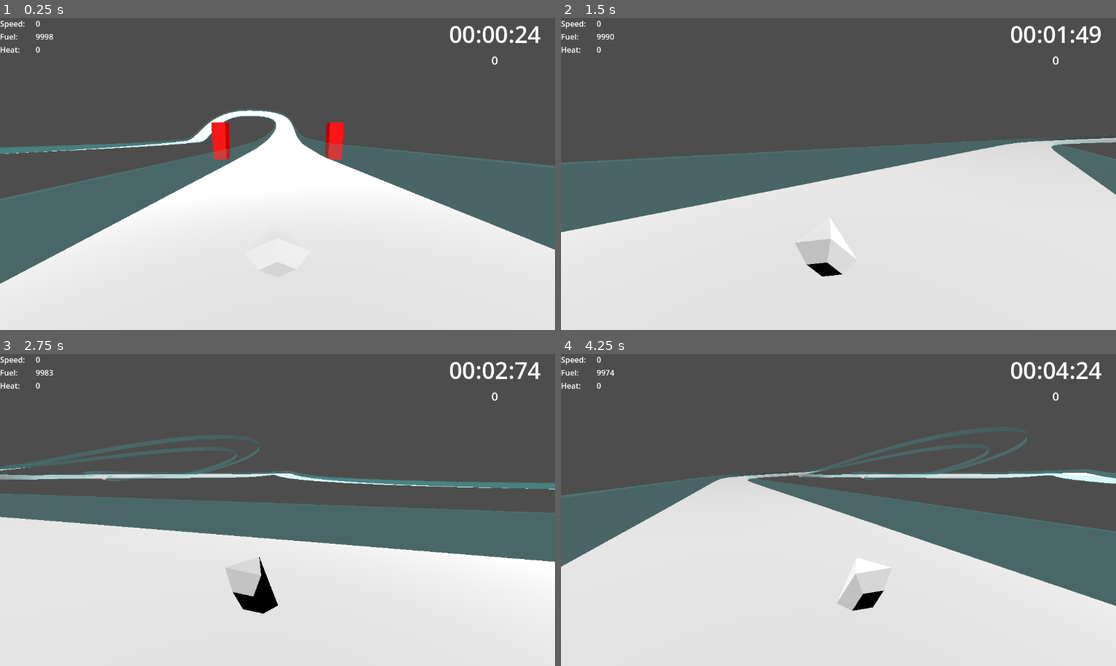
Above: before the commit, frames 1-4 (two rows, left to right).
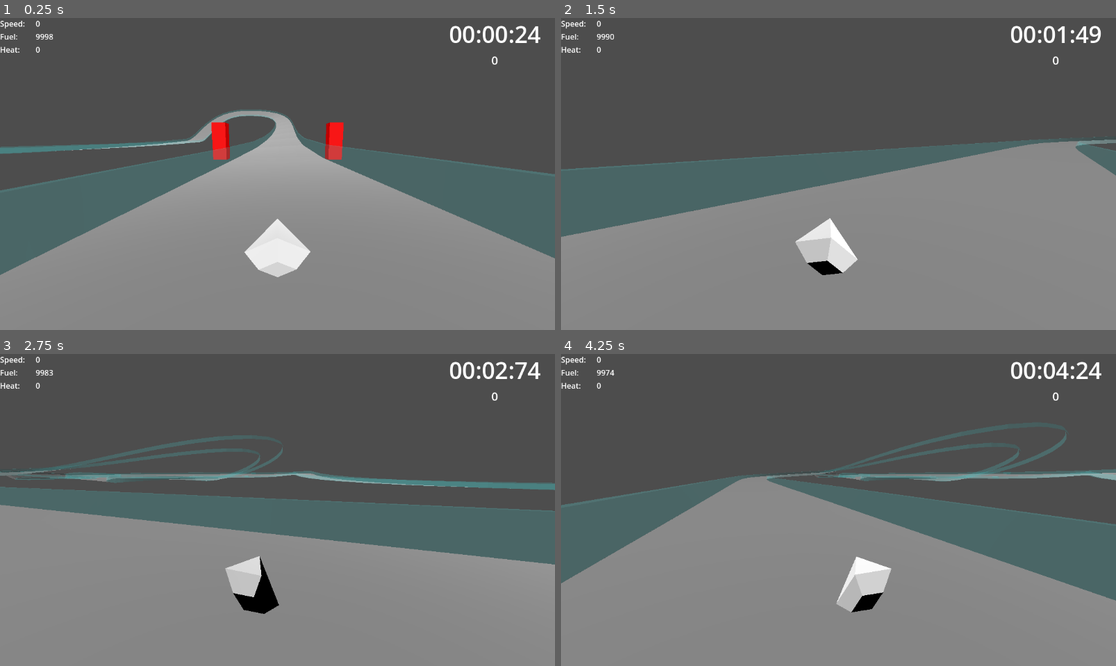
Above: after the commit, the same moments.

Repository: pjimenez1502/Grav_Racer
Game: Godot game, scene res://Component/UI/Main.tscn
Same seed, same stepped clock (60 frames per second), same inputs: the game is played once before the commit and once after it.
Inputs (mouse positions are in pixels of both pictures, inside the frame that each line leads up to):
- Up to frame 1 (0.25 s): no input
- Up to frame 2 (1.5 s): tap Enter at 0.5 s; move the mouse to (960, 158) at 0.52 s; hold D (TURN_RIGHT) 0.53-1.25 s; hold Space (BURNER) 0.53-1.25 s; click (960, 158) at 0.67 s; drag from (727, 189) to (810, 236) at 1.27 s
- Up to frame 3 (2.75 s): move the mouse to (333, 441) at 2.02 s; hold D (TURN_RIGHT) from 2.03 s (still down); tap Tab at 2.1 s
- Up to frame 4 (4.25 s): release D (TURN_RIGHT) at 2.75 s; drag from (810, 572) to (672, 463) at 2.77 s; move the mouse to (1005, 556) at 3.52 s; hold A (TURN_LEFT) from 3.53 s (still down); tap Delete at 3.6 s

The runs differ from the first frame. In frame 1, 42% of the frame differs, in the area x 0-100%, y 29-100%; in frame 2, 47%, in the area x 0-100%, y 37-100%; in frame 3, 45%; in frame 4, 46%.

Commit message:
Collision bouncing

Diff:
--- a/Component/Circuits/TestCircuit01/test_circuit_01.tscn
+++ b/Component/Circuits/TestCircuit01/test_circuit_01.tscn
@@ -1,7 +1,10 @@
-[gd_scene load_steps=6 format=3 uid="uid://crywyhqekjam8"]
+[gd_scene load_steps=7 format=3 uid="uid://crywyhqekjam8"]
 
 [ext_resource type="PackedScene" uid="uid://dq5ed3206xpmj" path="res://Component/Ships/Test_Ship/test_ship.tscn" id="1_vlkx1"]
 [ext_resource type="PackedScene" uid="uid://b6vk31gnujsbc" path="res://Component/Circuits/TestCircuit01/Circuit Test 01.glb" id="2_r4jpx"]
+
+[sub_resource type="StandardMaterial3D" id="StandardMaterial3D_r4jpx"]
+albedo_color = Color(0.581033, 0.581033, 0.581033, 1)
 
 [sub_resource type="StandardMaterial3D" id="StandardMaterial3D_h7uvr"]
 transparency = 1
@@ -13,7 +16,7 @@
 albedo_color = Color(1, 0, 0, 1)
 
 [sub_resource type="BoxShape3D" id="BoxShape3D_r4jpx"]
-size = Vector3(60, 30, 1)
+size = Vector3(96.0159, 38.4871, 6.05078)
 
 [node name="Test Circuit 01" type="Node3D"]
 
@@ -21,6 +24,9 @@
 transform = Transform3D(1, 0, 0, 0, 1, 0, 0, 0, 1, 0, 4, 137.982)
 
 [node name="Circuit Test 01" parent="." instance=ExtResource("2_r4jpx")]
+
+[node name="Road " parent="Circuit Test 01" index="0"]
+surface_material_override/0 = SubResource("StandardMaterial3D_r4jpx")
 
 [node name="Barrier " parent="Circuit Test 01" index="1"]
 surface_material_override/0 = SubResource("StandardMaterial3D_h7uvr")
@@ -45,7 +51,7 @@
 collision_mask = 128
 
 [node name="CollisionShape3D" type="CollisionShape3D" parent="Area3D"]
-transform = Transform3D(1, 0, 0, 0, 1, 0, 0, 0, 1, 0, 14.5388, 0)
+transform = Transform3D(1, 0, 0, 0, 1, 0, 0, 0, 1, 0, 12.7613, 0)
 shape = SubResource("BoxShape3D_r4jpx")
 
 [editable path="Circuit Test 01"]
--- a/Component/Ships/Ship Components/ShipChasis.gd
+++ b/Component/Ships/Ship Components/ShipChasis.gd
@@ -33,3 +33,13 @@
 func fuel_burn(fuel_burn: float) -> float:
 	fuel_current -= fuel_burn
 	return fuel_current
+
+func on_collision(body: Node3D) -> void:
+	var normal : Vector3 = get_collision_normal(body)
+	ship_rb.apply_force(normal * 10000)
+
+func get_collision_normal(body: Node3D) -> Vector3:
+	var state : PhysicsDirectBodyState3D = PhysicsServer3D.body_get_direct_state(ship_rb.get_rid())
+	var normal : Vector3 = state.get_contact_local_normal(body.get_index())
+
+	return normal
--- a/Component/Ships/Test_Ship/test_ship.tscn
+++ b/Component/Ships/Test_Ship/test_ship.tscn
@@ -13,12 +13,15 @@
 [ext_resource type="Script" uid="uid://cab5bkvmib1we" path="res://Component/Camera/CameraShake.gd" id="10_dii8a"]
 [ext_resource type="Script" uid="uid://djl8ld135uhnu" path="res://Component/Ships/Ship Components/RaceTracker.gd" id="12_ei3l4"]
 
+[sub_resource type="PhysicsMaterial" id="PhysicsMaterial_ei3l4"]
+friction = 0.0
+
 [sub_resource type="CapsuleShape3D" id="CapsuleShape3D_eg5tq"]
 radius = 2.76282
 height = 9.31758
 
-[sub_resource type="BoxShape3D" id="BoxShape3D_3vpib"]
-size = Vector3(4.10602, 7.805, 2.39917)
+[sub_resource type="CylinderShape3D" id="CylinderShape3D_ei3l4"]
+radius = 3.1543
 
 [sub_resource type="StandardMaterial3D" id="StandardMaterial3D_eeg6e"]
 
@@ -59,7 +62,11 @@
 axis_lock_angular_x = true
 axis_lock_angular_z = true
 mass = 10.0
+physics_material_override = SubResource("PhysicsMaterial_ei3l4")
 gravity_scale = 0.0
+center_of_mass_mode = 1
+contact_monitor = true
+max_contacts_reported = 2
 angular_damp = 4.0
 
 [node name="HoverRaycast" type="RayCast3D" parent="."]
@@ -76,8 +83,7 @@
 disabled = true
 
 [node name="CollisionShape2" type="CollisionShape3D" parent="."]
-transform = Transform3D(1, 0, 0, 0, -4.37114e-08, -1, 0, 1, -4.37114e-08, 0, 0, 0)
-shape = SubResource("BoxShape3D_3vpib")
+shape = SubResource("CylinderShape3D_ei3l4")
 
 [node name="Ship UP" type="Node3D" parent="."]
 transform = Transform3D(1, 0, 0, 0, -4.37114e-08, -1, 0, 1, -4.37114e-08, 0, 0, 0)
@@ -152,4 +158,5 @@
 [node name="Stopwatch Collider" type="CollisionShape3D" parent="StopWatch"]
 shape = SubResource("SphereShape3D_ei3l4")
 
+[connection signal="body_entered" from="." to="SHIP_COMPONENTS/CHASIS" method="on_collision"]
 [connection signal="area_entered" from="StopWatch" to="StopWatch" method="on_start_line_pass"]
Binary file changed: Component/Circuits/TestCircuit01/Circuit Test 01.glb
Not shown: 1 places in Component/Ships/Test_Ship/test_ship.tscn that only renumber resources
